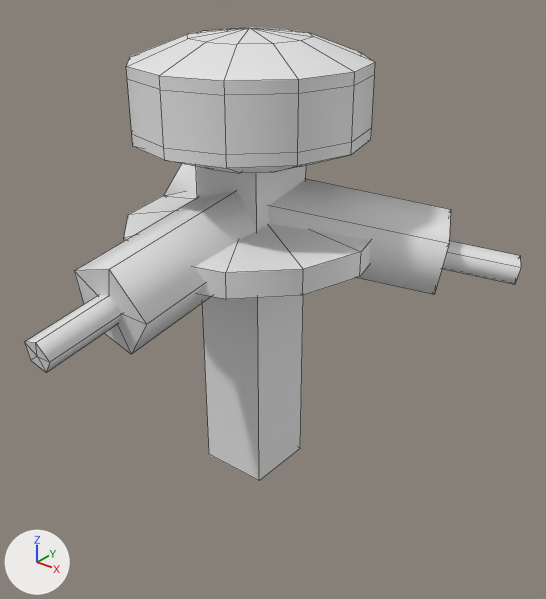
What one commit did to the OBJ model assets/models/tower.obj.
Camera for both pictures: a 50 mm camera at (3.52, -4.09, 4.07) aimed at (0.4, -0.19, 1.66). The lights are fixed; the arrows at lower left show +X, +Y and +Z. Mesh edges are drawn as thin lines. Materials are left out; every surface is plain grey. Where no turn or scale is listed for an object, it has been applied to the vertices. Vertices at the same position are counted once.

Objects in the first picture: 'tower'.
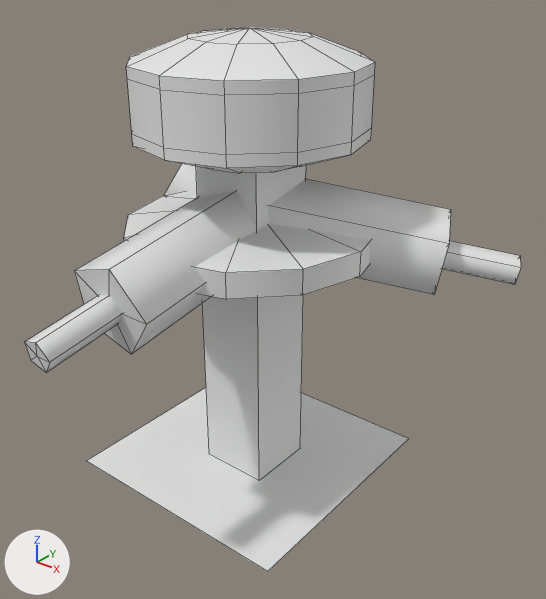
Changed parts and their boxes (x1, y1, x2, y2) in the pictures (546 x 599 px):
```json
{"object": "tower", "change": "reshaped", "before": [25, 27, 521, 481], "after": [25, 27, 521, 571], "on screen": "20% taller"}
{"part": 1, "of": "me_tower", "change": "added", "after": [86, 387, 408, 571]}
```

The change, as JSON lines over the scene's bpy script:
```json
{"block": "me_tower", "where": "# used by ob_tower; location = (0.0, 0.0, 0.0)"}
{"block": "me_tower", "where": "# verts and faces of me_tower; kept vertices keep their numbers, new ones are numbered from 180"}
{"op": "remove", "block": "me_tower", "code": "me_tower.from_pydata(...)  # 180 vertices, 216 faces; spans x -1.72..1.79, y -1.96..1.1, z -0.01..3.5"}
{"op": "add", "block": "me_tower", "code": "me_tower.from_pydata(...)  # 184 vertices, 217 faces; spans x -1.72..1.79, y -1.96..1.1, z -0.01..3.5"}
{"block": "me_tower", "change": "me_tower part 1"}
{"op": "add", "block": "me_tower", "code": "verts[180] = (1.0, -1.0, 0.01)  # pixel (267, 571)"}
{"op": "add", "block": "me_tower", "code": "verts[181] = (-1.0, -1.0, 0.01)  # pixel (86, 460)"}
{"op": "add", "block": "me_tower", "code": "verts[182] = (1.0, 1.0, 0.0)  # pixel (408, 438)"}
{"op": "add", "block": "me_tower", "code": "verts[183] = (-1.0, 1.0, 0.0)"}
{"op": "add", "block": "me_tower", "code": "faces += [(180, 182, 183, 181)]"}
```
